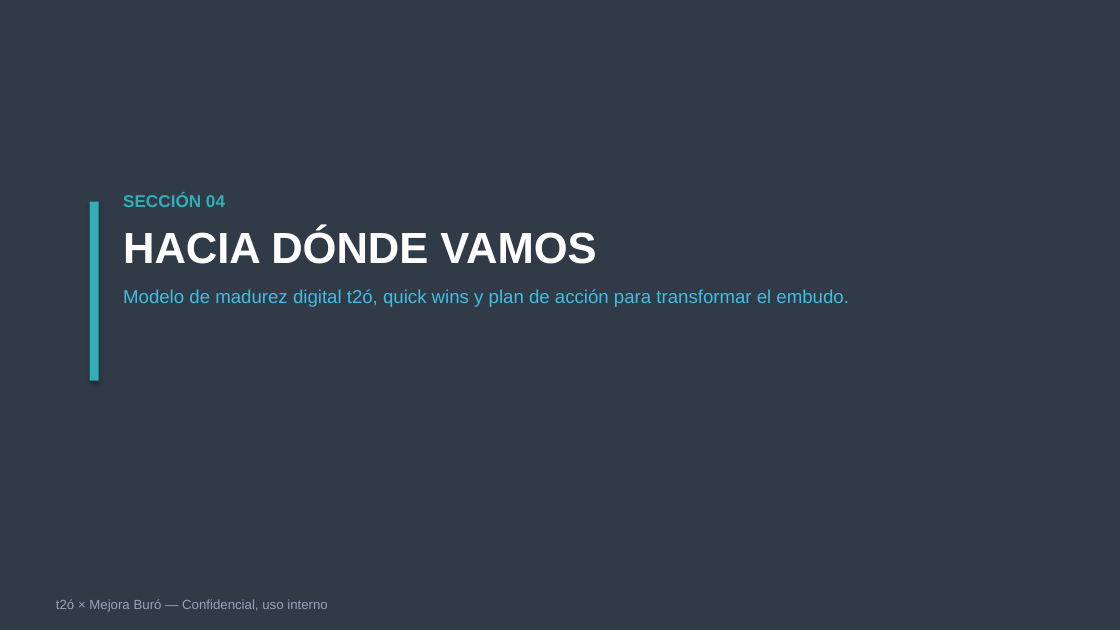
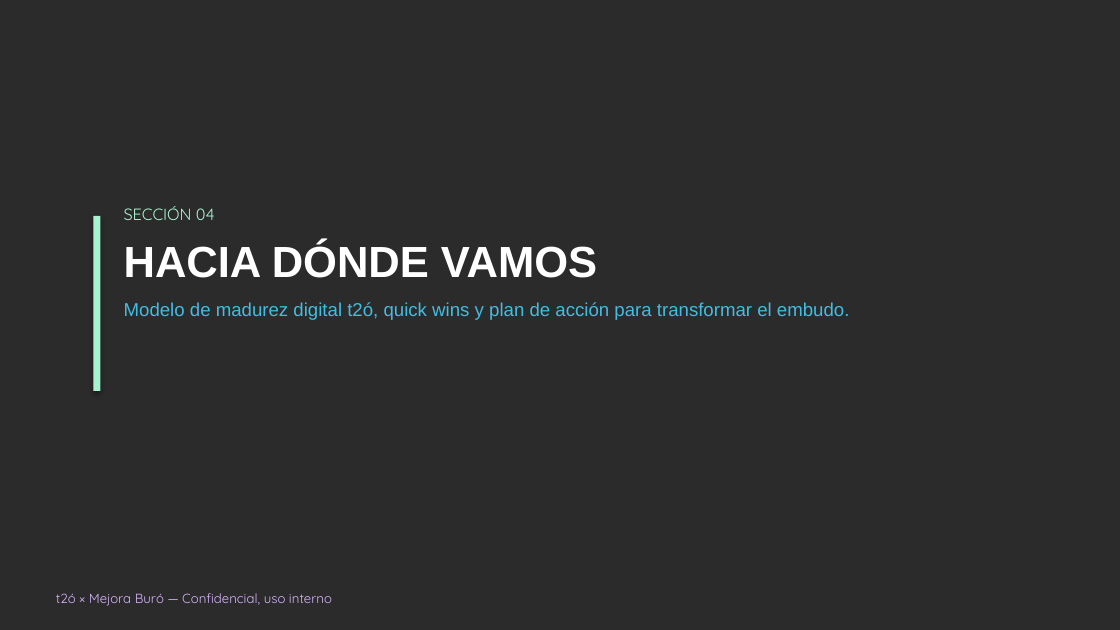
Before and after one commit to AmauriRodriguexX/mejora-tu-buro, a slide deck: slide 20 of entrega-final/auditoria-ux-mejoraburo-t2o.pptx (slide 19 before the commit). Drawn at 1120x630 pixels with LibreOffice and Linux fonts; fonts in the diff are those of the drawing; background and template pictures are left out; a plain dark background stands for a picture behind light text. Boxes give left, top, right and bottom in pixels: in the first picture for what was removed or moved away, otherwise in the second. Text is boxed around its words. In the diff, an @@ line names an element or a change of style, - is before the commit and + after.

```diff
--- a/entrega-final/auditoria-ux-mejoraburo-t2o.pptx
+++ b/entrega-final/auditoria-ux-mejoraburo-t2o.pptx
@@ background #313B48 to picture (left out) @@
@@ text "SECCIÓN 04": place and size @@
-text "SECCIÓN 04" at [123,193,848,307]
+text "SECCIÓN 04" at [124,206,849,320]
@@ text "SECCIÓN 04" at [124,206,849,320]: size 11 to 10.5 pt, font Arial to Quicksand, text colour #30AFB8 to #A7F3D0, bold off in "SECCIÓN 04"; less space between paragraphs; more space between paragraphs; vertical alignment top to middle @@
@@ rectangle: place and size @@
-rectangle at [90,202,99,381]
+rectangle at [93,216,100,391]
@@ rectangle at [93,216,100,391]: fill #30AFB8 to #A7F3D0 @@
@@ text "t2ó × Mejora Buró — ..." at [56,593,332,606]: font Arial to Quicksand, text colour #94A3B8 to #D8B4FE @@
```
Also in this commit, not shown: 22 other slides changed, 1 slide added, 2 slides removed, 5 other files.
